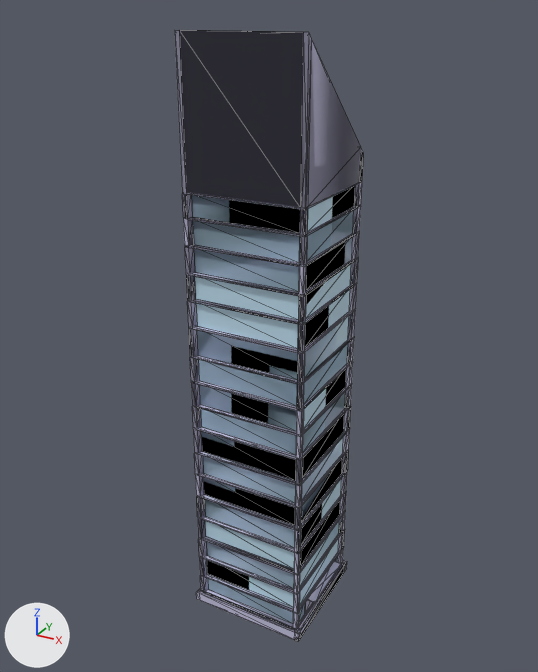
The glTF model src/assets/building2.glb as it was, and as the next commit left it.
The view is the same before and after, from a 50 mm lens placed at (8.55, -15.85, 10.04), pointed at (-0.19, 0.04, 2.09). Lighting does not change. The marker at lower left points along +X, +Y and +Z. Mesh edges are drawn as thin lines. Where no turn or scale is listed for an object, it has been applied to the vertices.

The older version as bpy lines, for what is in view:
```python
mat_building_violet_1 = principled_material('Building_Violet.1')
mat_building_violet_1.base_color = (0.563, 0.553, 0.757)  # light grey #c6c4e2
mat_building_violet_1.roughness = 0.434
me_mesh_3118 = bpy.data.meshes.new('Mesh.3118')
me_mesh_3118.from_pydata(...)  # 767 vertices, 1530 faces; spans x -1.7..1.8, y -1.7..1.7, z -6.2..9.6
# faces by material slot: [1390, 140]
me_mesh_3118.materials.append(mat_building_violet_1)  # light grey #c6c4e2
me_mesh_3118.materials.append(mat_windows)  # blue #ccecfd
ob_skyscraper_4 = bpy.data.objects.new('Skyscraper_4', me_mesh_3118)
ob_skyscraper_4.location = (0.0, 0.0, 0.0)
```
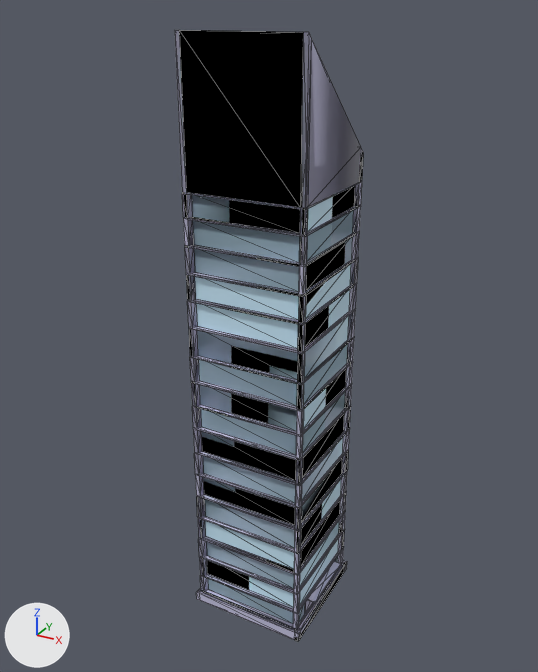
The newer file is also turned or shifted as a whole; pictures and numbers use the older file's frame.

What differs and where, as boxes (x1, y1, x2, y2) in the pictures (538 x 672 px):
'Skyscraper_4', surface changed
    both: (176, 30, 361, 641)

Diff of the bpy script that builds the scene:
```diff
--- a/src/assets/building2.glb.py
+++ b/src/assets/building2.glb.py
@@ mat_building_violet_1 @@
 mat_building_violet_1.base_color = (0.563, 0.553, 0.757)  # light grey #c6c4e2
-mat_building_violet_1.roughness = 0.434
+mat_building_violet_1.roughness = 0.0
```
